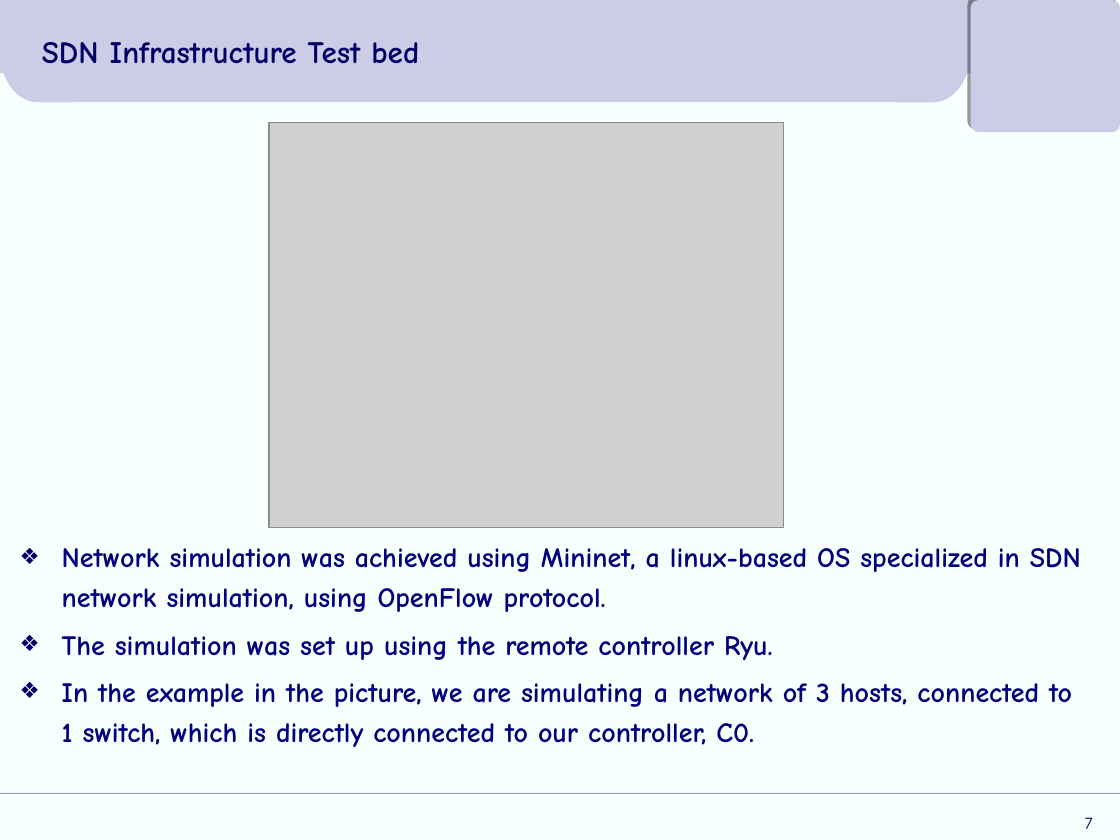
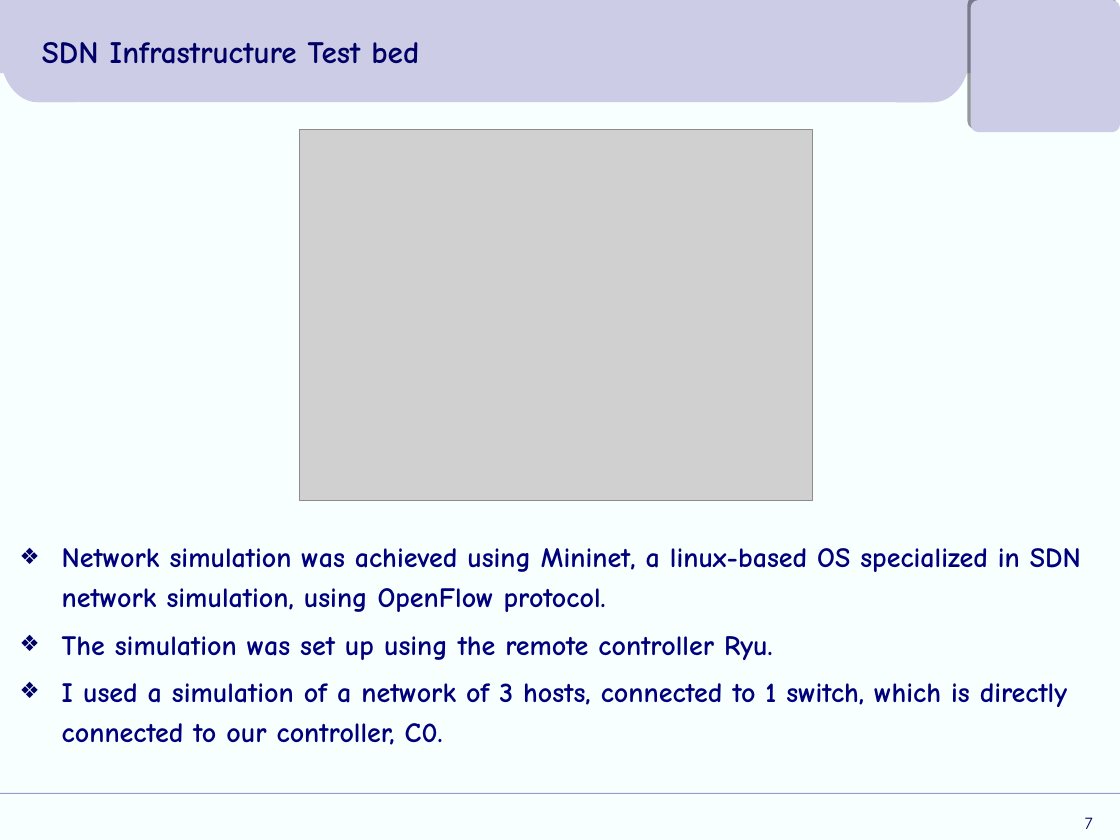
Before and after one commit to arkon65/A-secure-SDN-infrastructure, a slide deck: slide 7 of Πτυχιακή_Παρουσίαση.ppt. Drawn at 1120x840 pixels with LibreOffice and Linux fonts; fonts in the diff are those of the drawing; grey boxes stand for pictures; background and template pictures are left out. Boxes give left, top, right and bottom in pixels: in the first picture for what was removed or moved away, otherwise in the second. Text is boxed around its words. In the diff, an @@ line names an element or a change of style, - is before the commit and + after.

```diff
--- a/Πτυχιακή_Παρουσίαση.ppt
+++ b/Πτυχιακή_Παρουσίαση.ppt
@@ picture: place and size @@
-picture at (269,122,783,526)
+picture at (300,130,813,501)
@@ text at (62,683,1067,745): text changed @@
-❖ In the example in the picture, we are simulating a network of 3 hosts, connected to 1 switch, which is directly connected to our controller, C0.
+❖ I used a simulation of a network of 3 hosts, connected to 1 switch, which is directly connected to our controller, C0.
```
Also in this commit, not shown: 3 other slides changed, 5 slides added, 3 slides removed.
